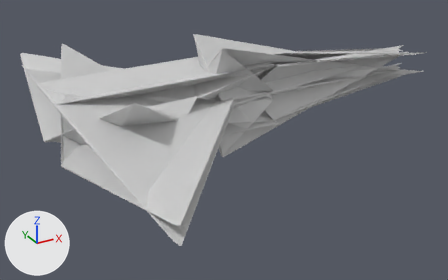
Renders of the COLLADA model Models/Hive Cristalin Ship.dae from each side of a commit.
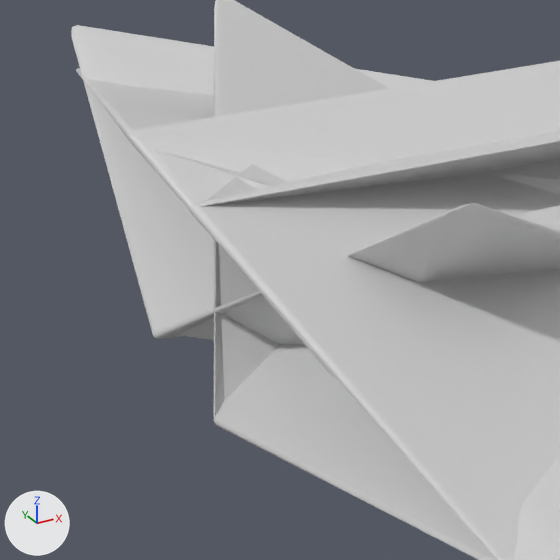
The first picture shows the older version from a camera (50 mm lens) standing at (-10.09, -17.63, 7.05) and looking at (-0.46, -0.12, -1.71). The close-ups show both versions on the part from 0% to 36% of the width and 16% to 73% of the height of that picture. Every picture has the same lights, and +X, +Y and +Z are marked at lower left.
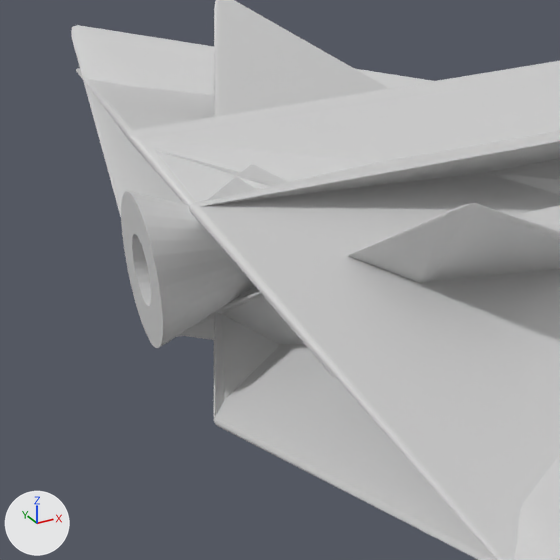
The newer file is also rescaled (x0.69), turned or shifted as a whole; pictures and numbers use the older file's frame.

Pixel boxes (x1, y1, x2, y2) of what changed, in the close-ups (560 x 560 px):
part 1 of me_cube, added
    after: (121, 191, 254, 348)

The change, as a diff of the scene's bpy script:
```diff
--- a/Models/Hive Cristalin Ship.dae.py
+++ b/Models/Hive Cristalin Ship.dae.py
@@ me_cube @@
 # used by ob_cube; location = (0.0, 0.0, 0.0)
-me_cube.from_pydata(...)  # 6784 vertices, 13552 faces; spans x -6.38..8.39, y -7.46..7.46, z -1.87..1.87
+me_cube.from_pydata(...)  # 6913 vertices, 13806 faces; spans x -6.63..8.39, y -7.46..7.46, z -1.87..1.87
+# me_cube part 1: a new loose piece of 129 vertices spanning x -6.63..-4.97, y -0.74..0.61, z -0.54..0.8, in mat_material (light grey #d1d1d1)
 me_cube.materials.append(mat_material)
```
